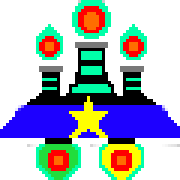
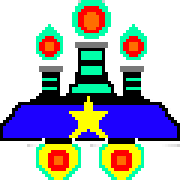
Comparing the layer stacks of the two (180, 180) images. Changes:
painted on "背景" over (0, 93, 180, 180)
